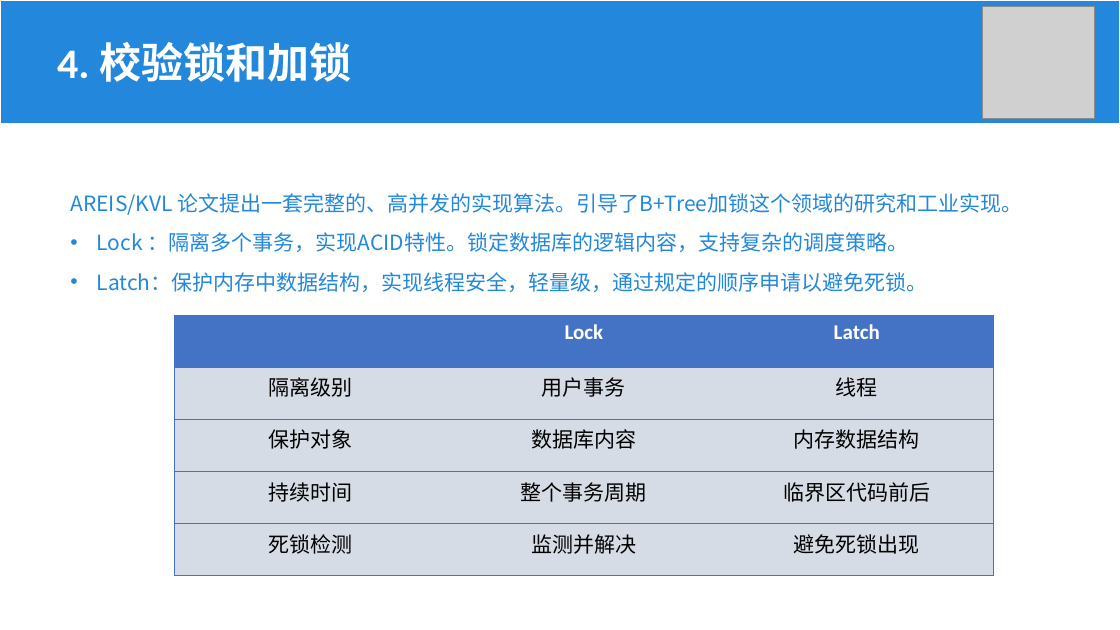
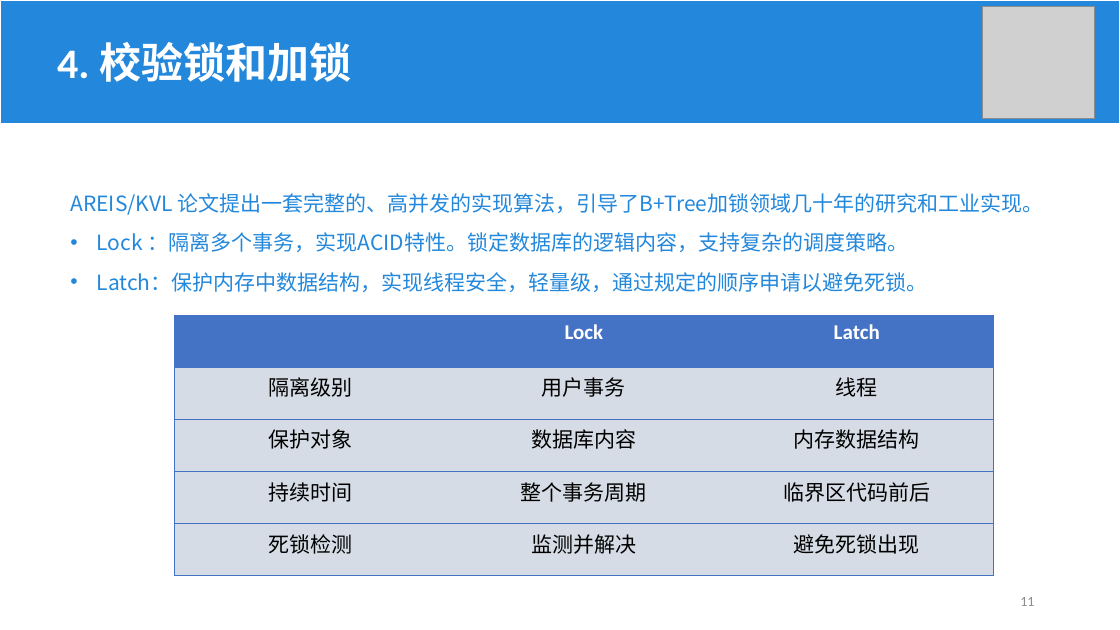
Before and after one commit to Khighness/bplustree, a slide deck: slide 11 of docs/cantai.pptx (slide 12 before the commit). Drawn at 1120x630 pixels with LibreOffice and Linux fonts; fonts in the diff are those of the drawing; grey boxes stand for pictures. Boxes give left, top, right and bottom in pixels: in the first picture for what was removed or moved away, otherwise in the second. Text is boxed around its words. In the diff, an @@ line names an element or a change of style, - is before the commit and + after.

```diff
--- a/docs/cantai.pptx
+++ b/docs/cantai.pptx
@@ text at [70,193,1043,215]: text changed @@
-AREIS/KVL 论文提出一套完整的、高并发的实现算法。引导了B+Tree加锁这个领域的研究和工业实现。
+AREIS/KVL 论文提出一套完整的、高并发的实现算法，引导了B+Tree加锁领域几十年的研究和工业实现。
@@ page number added at [1020,597,1034,606], 12 pt, text #8C8C8C @@
+11
```
Also in this commit, not shown: 35 other slides changed, 1 slide removed, 1 other file.
